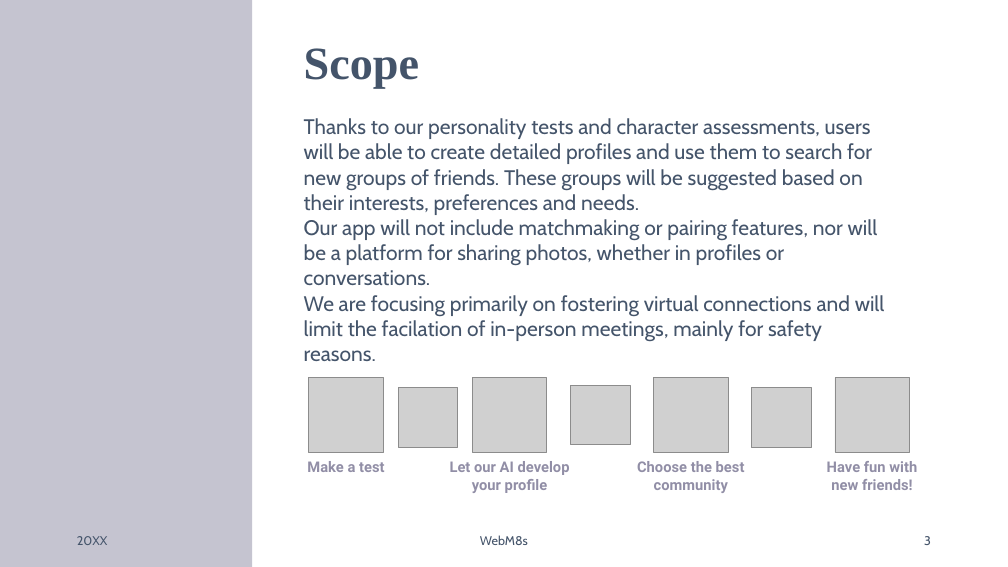
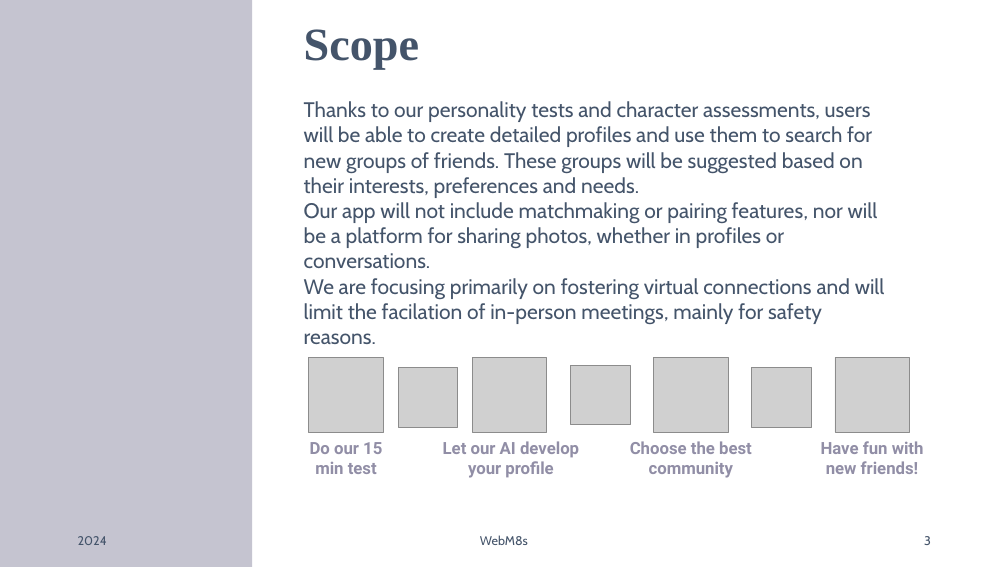
Before and after one commit to jankotanime/projekt-WZI, a slide deck: slide 3 of WebM8s.pptx. Drawn at 1008x567 pixels with LibreOffice and Linux fonts; fonts in the diff are those of the drawing; grey boxes stand for pictures. Boxes give left, top, right and bottom in pixels: in the first picture for what was removed or moved away, otherwise in the second. Text is boxed around its words. In the diff, an @@ line names an element or a change of style, - is before the commit and + after.

```diff
--- a/WebM8s.pptx
+++ b/WebM8s.pptx
@@ 7 pictures, 1 title: place and size @@
-7 pictures, 1 title at box(304, 48, 909, 452)
+7 pictures, 1 title at box(304, 29, 909, 432)
@@ text "Thanks to our personality tests ...": place and size @@
-text "Thanks to our personality tests ..." at box(304, 118, 885, 361)
+text "Thanks to our personality tests ..." at box(304, 101, 885, 344)
@@ text at box(310, 442, 382, 474): text changed; size 14 to 16 pt @@
-Make a test
+Do our 15 min test
@@ size 14 to 16 pt in 3 elements at box(630, 441, 752, 478), box(821, 441, 924, 474), box(443, 441, 579, 478) @@
@@ text "Let our AI develop your ...": place and size @@
-text "Let our AI develop your ..." at box(450, 461, 570, 493)
+text "Let our AI develop your ..." at box(443, 441, 579, 478)
@@ text "Choose the best community": place and size @@
-text "Choose the best community" at box(637, 461, 745, 493)
+text "Choose the best community" at box(630, 441, 752, 478)
@@ text "Have fun with new friends!": place and size @@
-text "Have fun with new friends!" at box(827, 461, 917, 490)
+text "Have fun with new friends!" at box(821, 441, 924, 474)
@@ text at box(78, 536, 107, 545): text changed @@
-20XX
+2024
```
Also in this commit, not shown: 10 other slides changed, 6 slides added, 2 other files.
